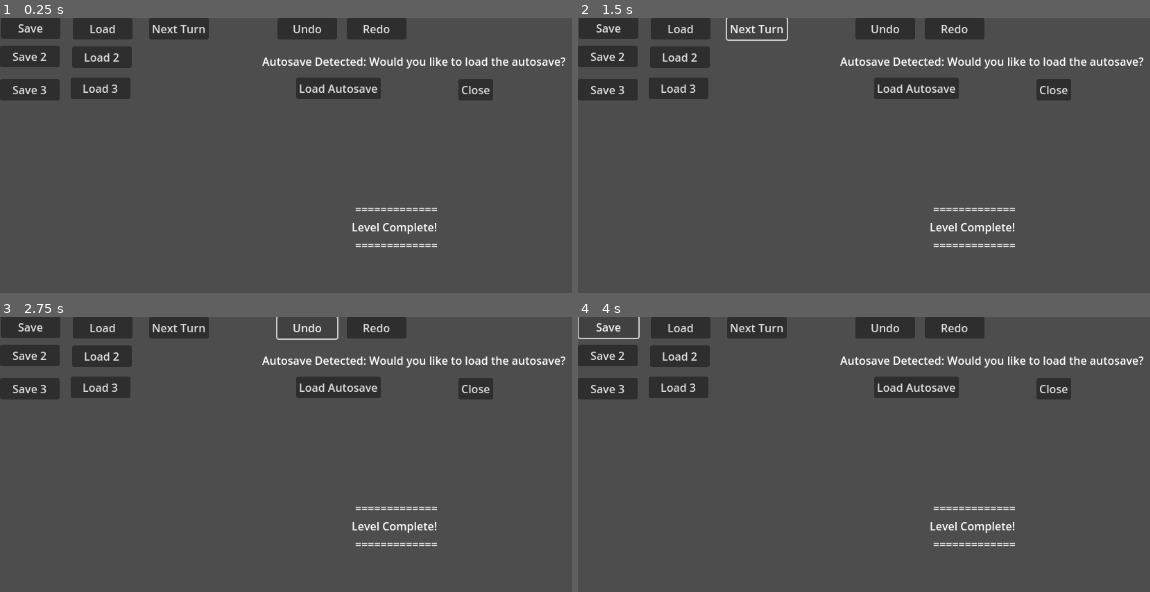
Above: before the commit, frames 1-4 (two rows, left to right).
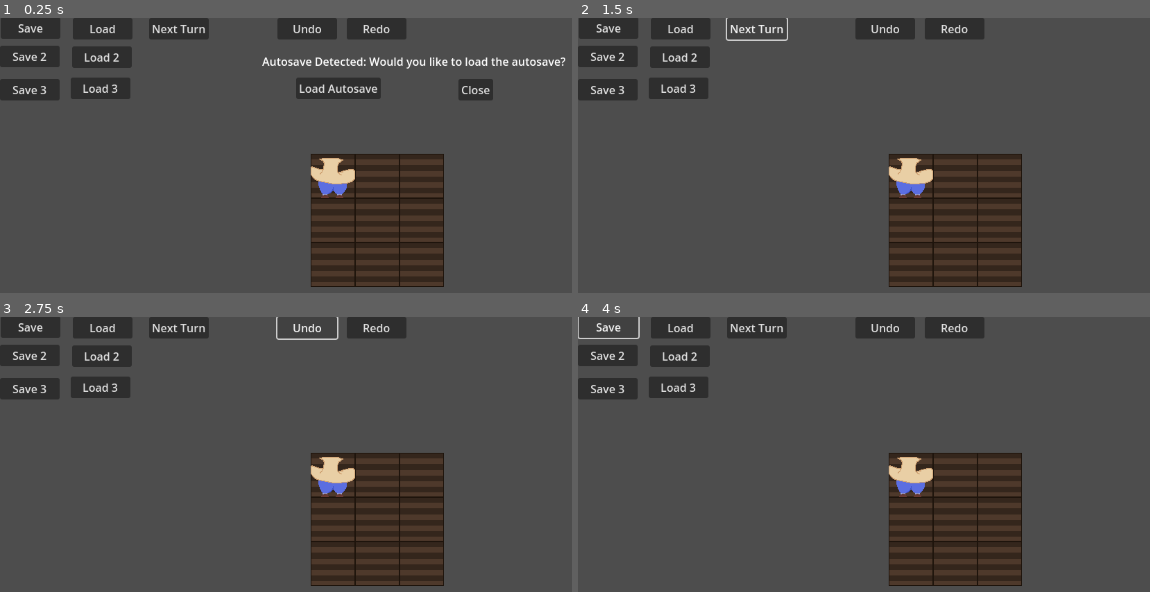
Above: after the commit, the same moments.

Repository: ZaneShan/CMPM-121-F
Game: Godot game, scene res://Main.tscn
Two runs of this game, one before a commit and one after it. Both use one fixed random seed, a clock stepped at 60 frames per second and the inputs below.
Inputs:
- Up to frame 1 (0.25 s): no input
- Up to frame 2 (1.5 s): click "Next Turn" at 0.5 s; click "Next Turn" at 1.25 s
- Up to frame 3 (2.75 s): click "Undo" at 2 s
- Up to frame 4 (4 s): click "Redo" at 2.75 s; click "Save" at 3.5 s

The runs differ from the first frame. In frame 1, 11% of the frame differs, in the area x 54-78%, y 49-98%; in frame 2, 14%, in the area x 45-99%, y 14-98%; in frame 3, 14%; in frame 4, 14%.
Error before the commit: Parse Error: Identifier "PlantTypes" not declared in the current scope. (res://Plot.gd:308)

Commit message:
Fixed visual and internal dsl

Diff:
--- a/plants/Plant.gd
+++ b/plants/Plant.gd
@@ -1,22 +1,36 @@
 extends Node2D
 class_name Plant
 
+# Plant types (Lettuce, Tomato, Carrot)
 enum PlantType { LETTUCE, TOMATO, CARROT }
 
-var growth_level = 0
-var max_growth_level = 2
-var current_plot = null  # The plot this plant is currently on
+# Growth stages
+enum GrowthStage { STAGE_0, STAGE_1, STAGE_2 }
 
-# Growth rule assigned dynamically based on type
+# Exported type for the plant (settable in the editor)
+@export var type: PlantType
+
+# Growth level of the plant
+var growth_level = GrowthStage.STAGE_0
+var max_growth_level = GrowthStage.STAGE_2  # Final growth stage
+
+# The plot this plant is currently on (reference to Plot node)
+var current_plot = null  # This will be set when the plant is placed
+
+# Growth rule assigned dynamically based on plant type
 var growth_rule: GrowthRule
-@export var type: PlantType
+
+# Visual nodes for each growth stage
+@onready var plant_stage_0 : Sprite2D = $plant_stage_1
+@onready var plant_stage_1 : Sprite2D = $plant_stage_2
+@onready var plant_stage_2 : Sprite2D = $plant_stage_3
 
 # Base class for growth rules
 class GrowthRule:
 	func can_grow(plant, plot) -> bool:
 		return false
 
-# Specific growth rules
+# Specific growth rules for each plant type
 class LettuceGrowthRule extends GrowthRule:
 	func can_grow(plant, plot) -> bool:
 		return plot.get_adjacent_plots().any(
@@ -38,12 +52,15 @@
 				return adjacent.has_plant() and adjacent.get_plant().type == PlantType.CARROT
 		)
 
-# Main plant functionality
+# Initialization function, called when the node is ready
 func _ready():
+	# Assign the growth rule based on the plant type
 	assign_growth_rule()
+
+	# Update visuals based on the current growth level
 	update_visuals()
 
-
+# Assign the appropriate growth rule based on the plant type
 func assign_growth_rule():
 	var plant_growth_rules = {
 		PlantType.LETTUCE: LettuceGrowthRule.new(),
@@ -52,6 +69,7 @@
 	}
 	growth_rule = plant_growth_rules.get(type)
 
+# Grow the plant by increasing its growth level
 func grow(plot) -> bool:
 	if growth_rule and growth_rule.can_grow(self, plot):
 		if growth_level < max_growth_level:
@@ -60,14 +78,25 @@
 			return true
 	return false
 
+# Update the visuals of the plant based on its current growth stage
 func update_visuals():
+	# Hide all growth stages initially
+	plant_stage_0.visible = false
+	plant_stage_1.visible = false
+	plant_stage_2.visible = false
+
+	# Show the appropriate growth stage
 	match growth_level:
-		0:
+		GrowthStage.STAGE_0:
+			plant_stage_0.visible = true
 			print("Plant of type %s is at initial growth stage." % [str(type)])
-		1:
+		GrowthStage.STAGE_1:
+			plant_stage_1.visible = true
 			print("Plant of type %s grew to stage 1." % [str(type)])
-		2:
+		GrowthStage.STAGE_2:
+			plant_stage_2.visible = true
 			print("Plant of type %s grew to its final stage." % [str(type)])
 
+# Check if the plant has fully grown
 func is_fully_grown() -> bool:
 	return growth_level == max_growth_level
--- a/project.godot
+++ b/project.godot
@@ -14,6 +14,14 @@
 run/main_scene="res://Main.tscn"
 config/features=PackedStringArray("4.3", "Forward Plus")
 config/icon="res://icon.svg"
+
+[autoload]
+
+PlantTypes="*res://plants/PlantTypeManager.gd"
+
+[dotnet]
+
+project/assembly_name="CMPM121"
 
 [input]
 
